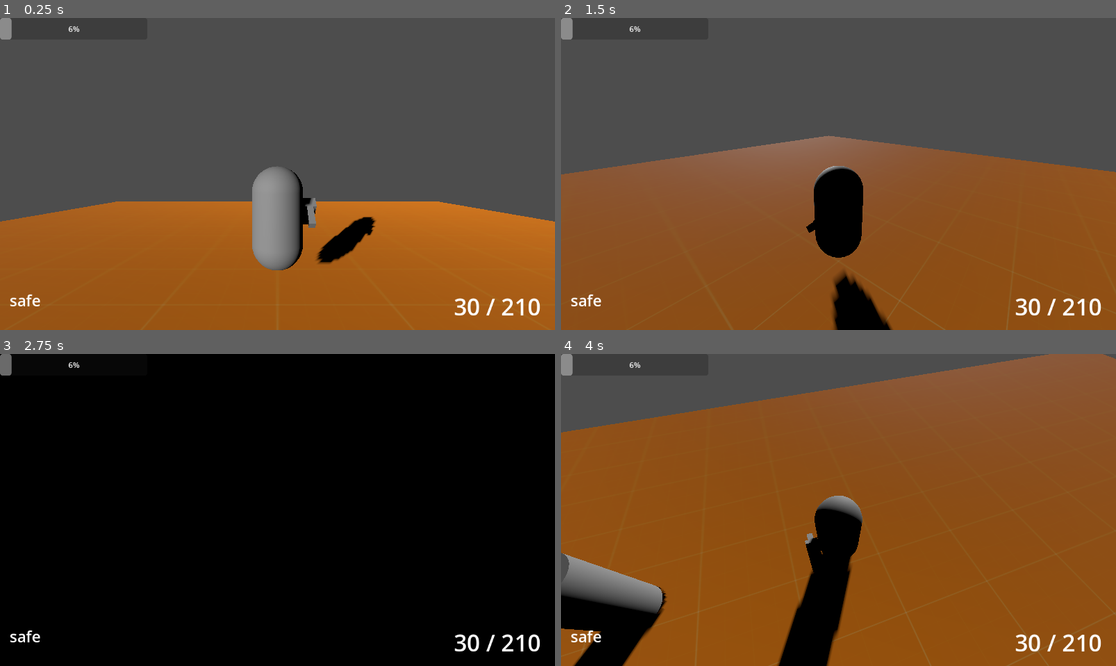
Above: before the commit, frames 1-4 (two rows, left to right).
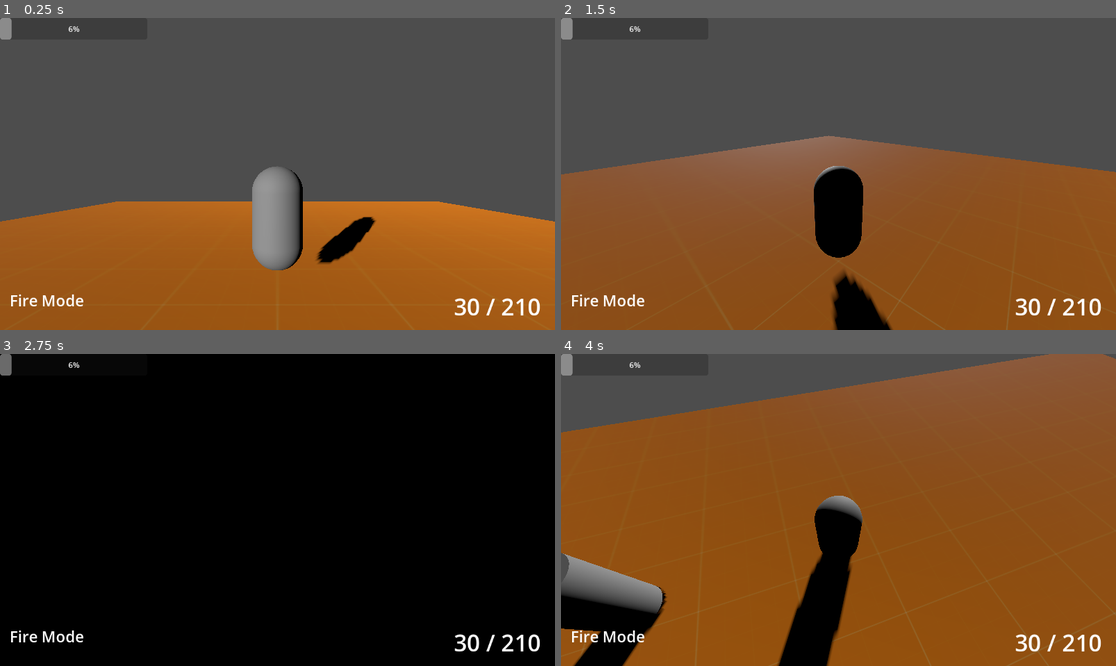
Above: after the commit, the same moments.

Repository: IndustrialDonut/CSGodot
Game: Godot game, scene res://Main.tscn
Two runs of this game, one before a commit and one after it. Both use one fixed random seed, a clock stepped at 60 frames per second and the inputs below.
Inputs (mouse positions are in pixels of both pictures, inside the frame that each line leads up to):
- Up to frame 1 (0.25 s): no input
- Up to frame 2 (1.5 s): tap Enter (ui_accept) at 0.5, 0.77 s; move the mouse to (960, 158) at 0.52 s; hold D (right) 0.53-1.28 s; tap 1 (primary) at 0.6 s; move the mouse to (727, 189) at 1.27 s; hold S (backward) from 1.28 s (still down); tap Ctrl (control) at 1.35 s
- Up to frame 3 (2.75 s): tap Enter (ui_accept) at 1.52 s; tap 1 (primary) at 1.55, 2.3 s; move the mouse to (333, 441) at 2.02 s; release S (backward) at 2.03 s; hold D (right) from 2.03 s (still down); tap Q (last_weapon) at 2.1 s
- Up to frame 4 (4 s): tap Enter (ui_accept) at 2.75, 3.02, 3.77 s; move the mouse to (810, 572) at 2.77 s; release D (right) at 2.78 s; hold W (forward) 2.78-3.53 s; click (810, 572) at 2.85 s; tap 1 (primary) at 3.05, 3.6 s; move the mouse to (1005, 556) at 3.52 s; hold A (left) from 3.53 s (still down)

The runs differ from the first frame. In frame 1, 0.5% of the frame differs, in the area x 1-68%, y 57-93%; in frame 2, 0.3%; in frame 3, 0.3%; in frame 4, 0.5%.
Error after the commit: Invalid assignment of property or key 'ammo' with value of type 'Node (ReloadMode)' on a base object of type 'Node3D (Shooter.gd)'. (res://Player.gd:11)

Commit message:
feat: support for configuring reload policy

Diff:
--- a/Player.gd
+++ b/Player.gd
@@ -8,25 +8,34 @@
 	$MobilityPolicy.set_policy('walk')
 	$MobilityPolicy.activate()
 
+	$Shooter.ammo = $ReloadPolicy
+
 	$Inventory.set_player(self)
 
 	var g18 = MasterConfig.config['G18']
 	$Inventory.add_weapon(g18)
+	var g18p = MasterConfig.config['G18-P']
+	$Inventory.add_weapon(g18p)
 
 	#$HUD.set_weapon_component($Weapon)
 	#$HUD.set_health_component($Health)
 	$HUD.fire_policy = $FirePolicy
+	$HUD.ammo_policy = $ReloadPolicy
 
 
 func _process(delta):
 	#if Input.is_action_just_pressed("last_weapon"):
 		#$Inventory.last_weapon()
+	if Input.is_action_just_pressed("primary"):
+		$Inventory.equip(Enums.PRIMARY)
 	if Input.is_action_just_pressed("secondary"):
 		$Inventory.equip(Enums.SECONDARY)
 	if Input.is_action_just_pressed("rmb"):
 		special()
 	if Input.is_action_pressed("lmb"):
 		fire()
+	if Input.is_action_just_pressed("reload"):
+		reload()
 
 
 func fire() -> void:
@@ -42,7 +51,7 @@
 
 func reload() -> void:
 	# R
-	pass
+	$ReloadPolicy.reload()
 
 
 # Getters and setters
@@ -62,12 +71,12 @@
 	return $Shooter
 
 
-func set_magazine(magazine : Node) -> void:
-	Swapper.swap_subbranches($ReloadPolicy, magazine)
+func set_mag_size(s : int) -> void:
+	$ReloadPolicy.set_mag_size(s)
 
 
-func get_magazine() -> Node:
-	return $ReloadPolicy
+func set_reload_mode(m : int) -> void:
+	$ReloadPolicy.mode = m
 
 
 func set_weapon_model(model : String) -> void:
--- a/inventory.gd
+++ b/inventory.gd
@@ -45,3 +45,5 @@
 	_player.set_weapon_model(config.model)
 	_player.set_fire_mode(config.firemode)
 	_player.set_special(config.special)
+	_player.set_mag_size(config.magsize)
+	_player.set_reload_mode(config.magmode)
